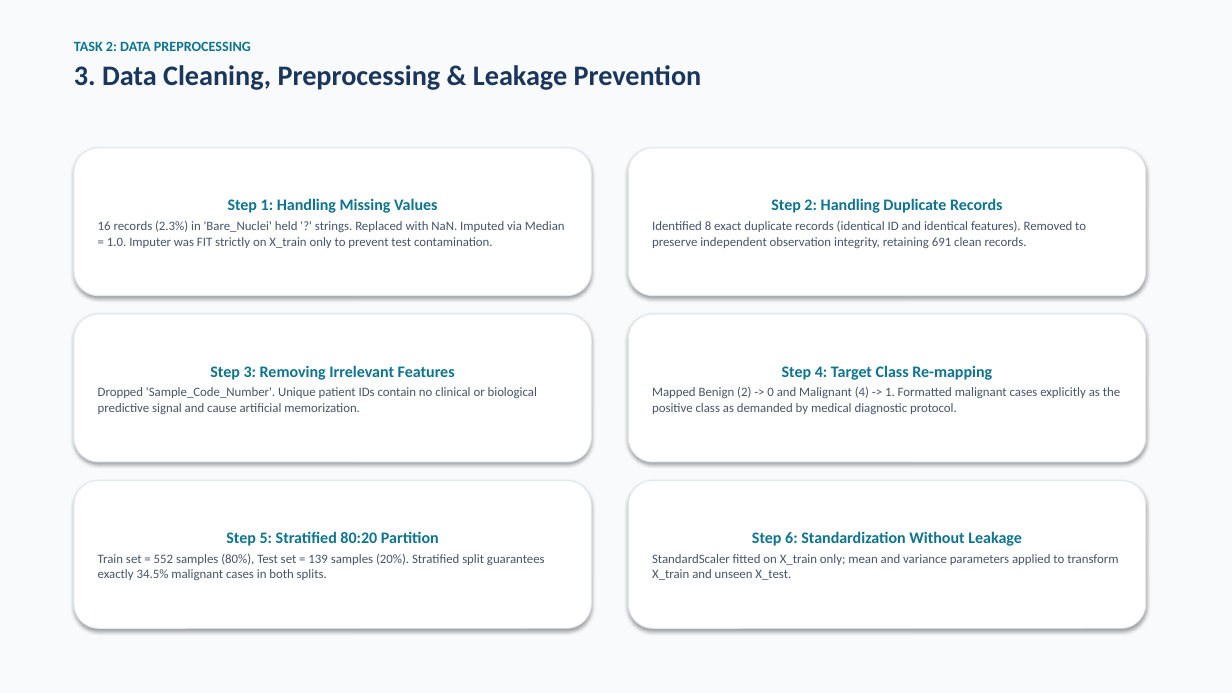
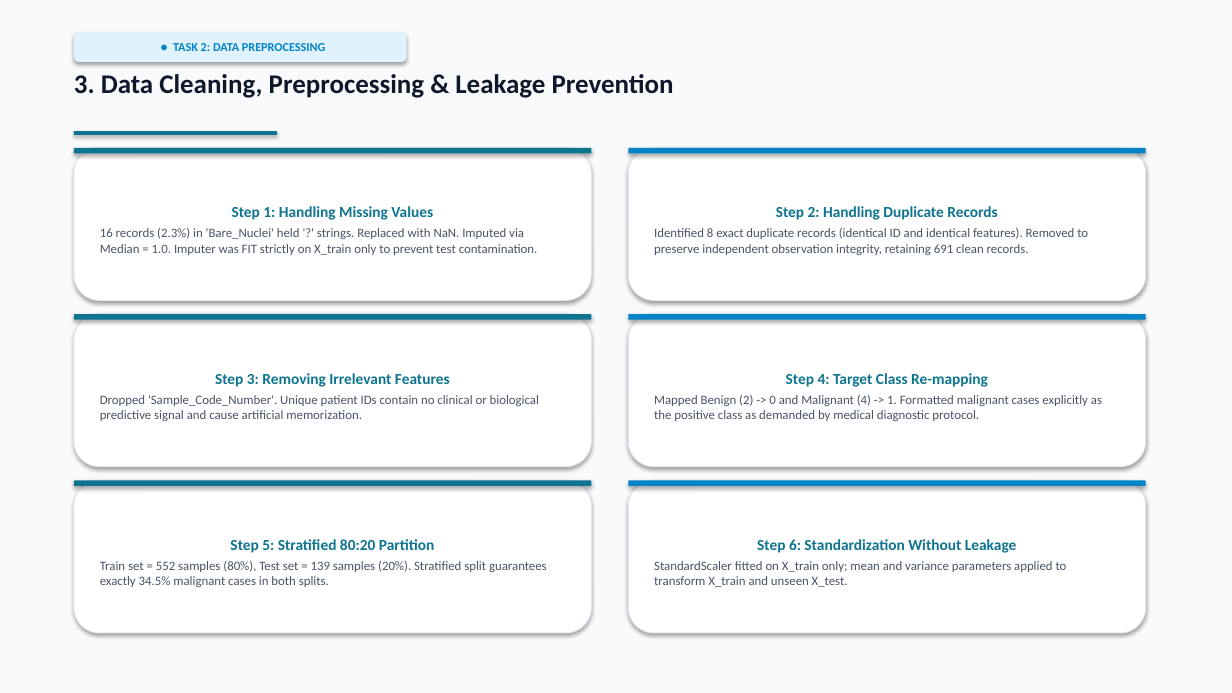
Before and after one commit to RemonAyman/advai, a slide deck: slide 4 of breast_cancer_classification_presentation.pptx. Drawn at 1232x693 pixels with LibreOffice and Linux fonts; fonts in the diff are those of the drawing. Boxes give left, top, right and bottom in pixels: in the first picture for what was removed or moved away, otherwise in the second. Text is boxed around its words. In the diff, an @@ line names an element or a change of style, - is before the commit and + after.

```diff
--- a/breast_cancer_classification_presentation.pptx
+++ b/breast_cancer_classification_presentation.pptx
@@ text at (74, 41, 251, 51): paragraph removed @@
-TASK 2: DATA PREPROCESSING
@@ rounded rectangle added at (74, 32, 407, 62), fill #E0F2FE, 9.5 pt, text #0284C7, bold @@
+● TASK 2: DATA PREPROCESSING
@@ text "3. Data Cleaning, Preprocessing & ...": place and size @@
-text "3. Data Cleaning, Preprocessing & ..." at (74, 41, 702, 90)
+text "3. Data Cleaning, Preprocessing & ..." at (74, 74, 674, 98)
@@ text "3. Data Cleaning, Preprocessing & ..." at (74, 74, 674, 98): size 22 to 21 pt, text colour #1A365D to #0F172A; less space between paragraphs @@
@@ rounded rectangle "Step 1: Handling Missing Values": place and size @@
-rounded rectangle "Step 1: Handling Missing Values" at (74, 148, 592, 296)
+rounded rectangle "Step 1: Handling Missing Values" at (74, 148, 592, 300)
@@ rectangle added at (74, 131, 277, 135), fill #0E7490 @@
@@ rounded rectangle added at (74, 148, 592, 153), fill #0E7490 @@
@@ rounded rectangle "Step 2: Handling Duplicate Records": place and size @@
-rounded rectangle "Step 2: Handling Duplicate Records" at (628, 148, 1146, 296)
+rounded rectangle "Step 2: Handling Duplicate Records" at (628, 148, 1146, 300)
@@ rounded rectangle added at (628, 148, 1146, 153), fill #0284C7 @@
@@ text in rounded rectangle at (232, 206, 433, 220): size 12.5 to 12 pt in "Step 1: Handling Missing Values" @@
@@ text in rounded rectangle at (776, 206, 997, 220): size 12.5 to 12 pt in "Step 2: Handling Duplicate Records" @@
@@ rounded rectangle "Step 3: Removing Irrelevant Features": place and size @@
-rounded rectangle "Step 3: Removing Irrelevant Features" at (74, 314, 592, 462)
+rounded rectangle "Step 3: Removing Irrelevant Features" at (74, 314, 592, 467)
@@ rounded rectangle added at (74, 314, 592, 320), fill #0E7490 @@
@@ rounded rectangle "Step 4: Target Class Re-mapping": place and size @@
-rounded rectangle "Step 4: Target Class Re-mapping" at (628, 314, 1146, 462)
+rounded rectangle "Step 4: Target Class Re-mapping" at (628, 314, 1146, 467)
@@ rounded rectangle added at (628, 314, 1146, 320), fill #0284C7 @@
@@ text in rounded rectangle at (215, 373, 450, 387): size 12.5 to 12 pt in "Step 3: Removing Irrelevant Features" @@
@@ text in rounded rectangle at (786, 373, 988, 387): size 12.5 to 12 pt in "Step 4: Target Class Re-mapping" @@
@@ rounded rectangle "Step 5: Stratified 80:20 Partition": place and size @@
-rounded rectangle "Step 5: Stratified 80:20 Partition" at (74, 481, 592, 628)
+rounded rectangle "Step 5: Stratified 80:20 Partition" at (74, 481, 592, 633)
@@ rounded rectangle added at (74, 481, 592, 486), fill #0E7490 @@
@@ rounded rectangle "Step 6: Standardization Without Leakage": place and size @@
-rounded rectangle "Step 6: Standardization Without Leakage" at (628, 481, 1146, 628)
+rounded rectangle "Step 6: Standardization Without Leakage" at (628, 481, 1146, 633)
@@ rounded rectangle added at (628, 481, 1146, 486), fill #0284C7 @@
@@ text in rounded rectangle at (230, 539, 434, 553): size 12.5 to 12 pt in "Step 5: Stratified 80:20 Partition" @@
@@ text in rounded rectangle at (757, 539, 1016, 553): size 12.5 to 12 pt in "Step 6: Standardization Without Leakage" @@
```
Also in this commit, not shown: 12 other slides changed, 2 other files.
